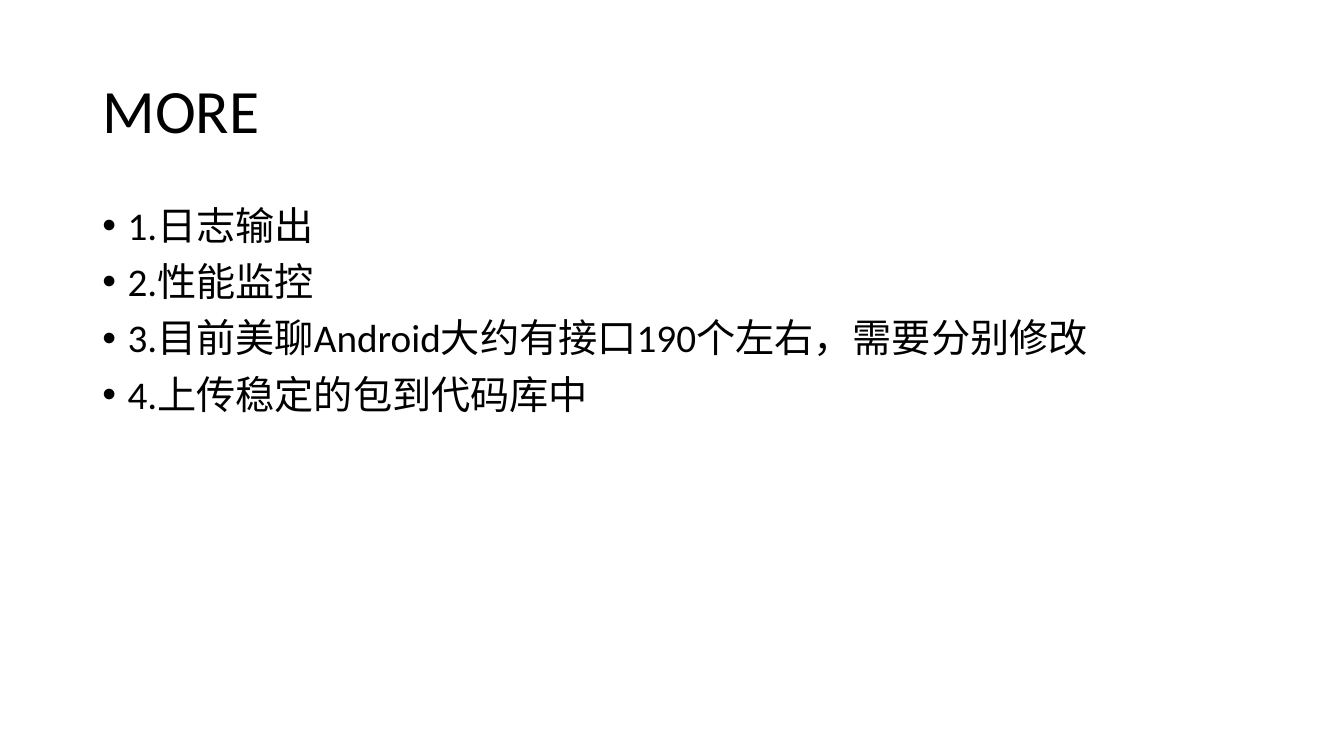
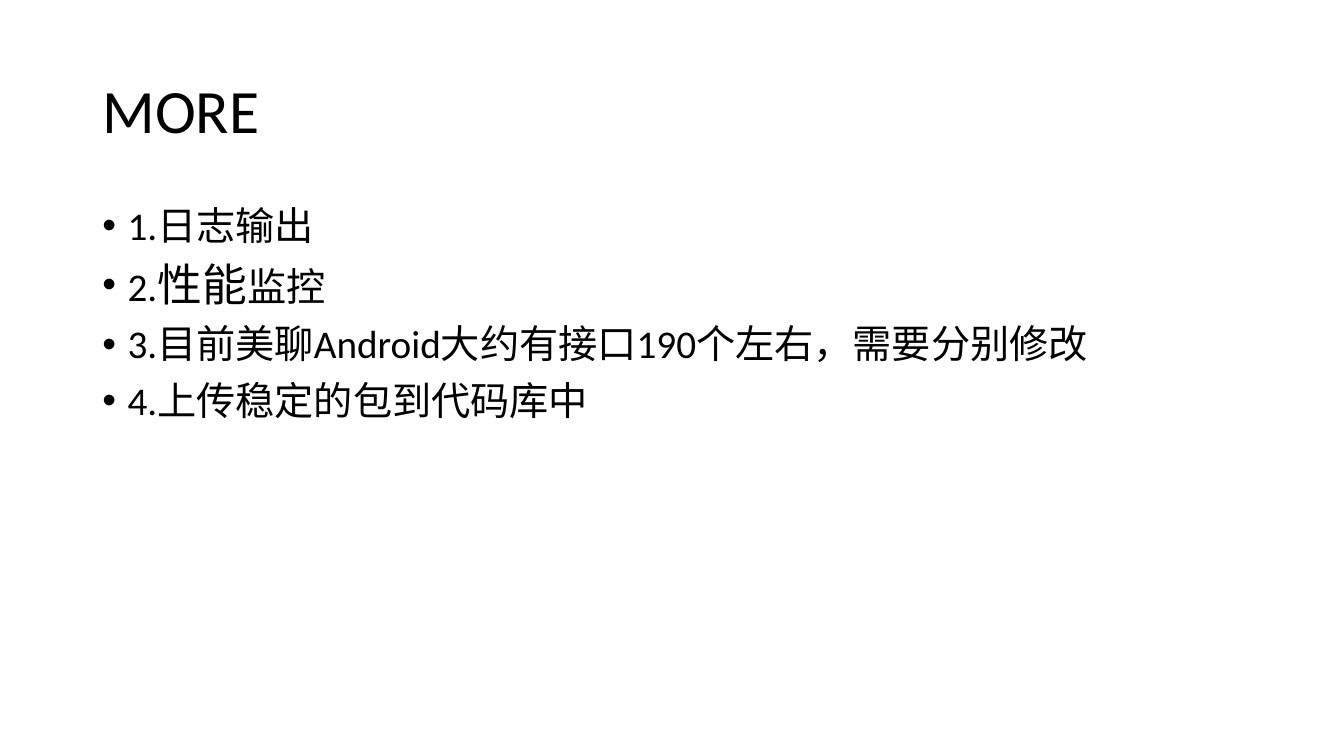
Before and after one commit to daisongsong1991/ppt, a slide deck: slide 23 of net_ppt.pptx (slide 24 before the commit). Drawn at 1344x756 pixels with LibreOffice and Linux fonts; fonts in the diff are those of the drawing. Boxes give left, top, right and bottom in pixels: in the first picture for what was removed or moved away, otherwise in the second. Text is boxed around its words. In the diff, an @@ line names an element or a change of style, - is before the commit and + after.

```diff
--- a/net_ppt.pptx
+++ b/net_ppt.pptx
@@ text at box(128, 263, 325, 305): size 28 to 32 pt in "2.性能监控" @@
```
Also in this commit, not shown: 15 other slides changed, 3 slides added, 4 slides removed.
